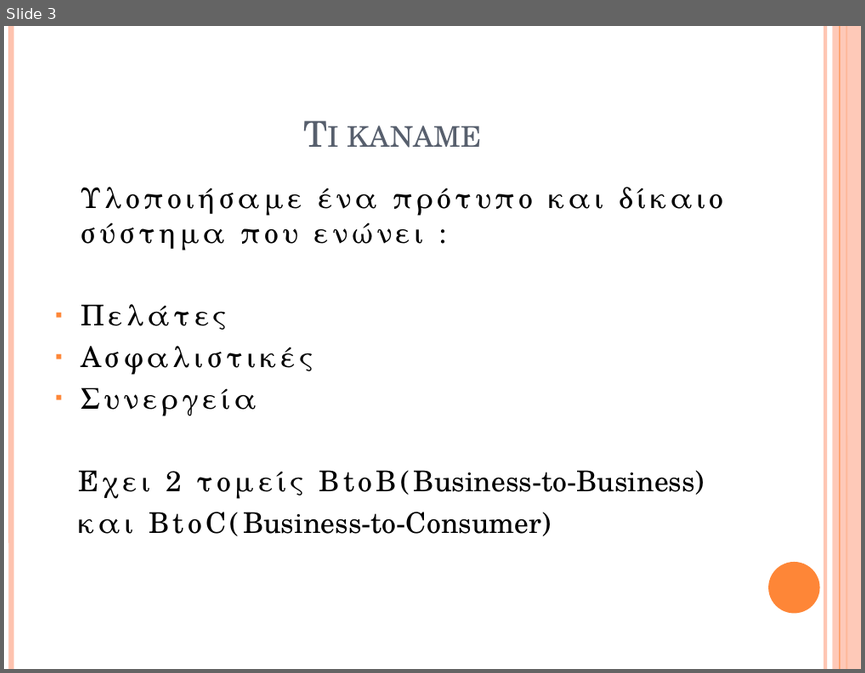
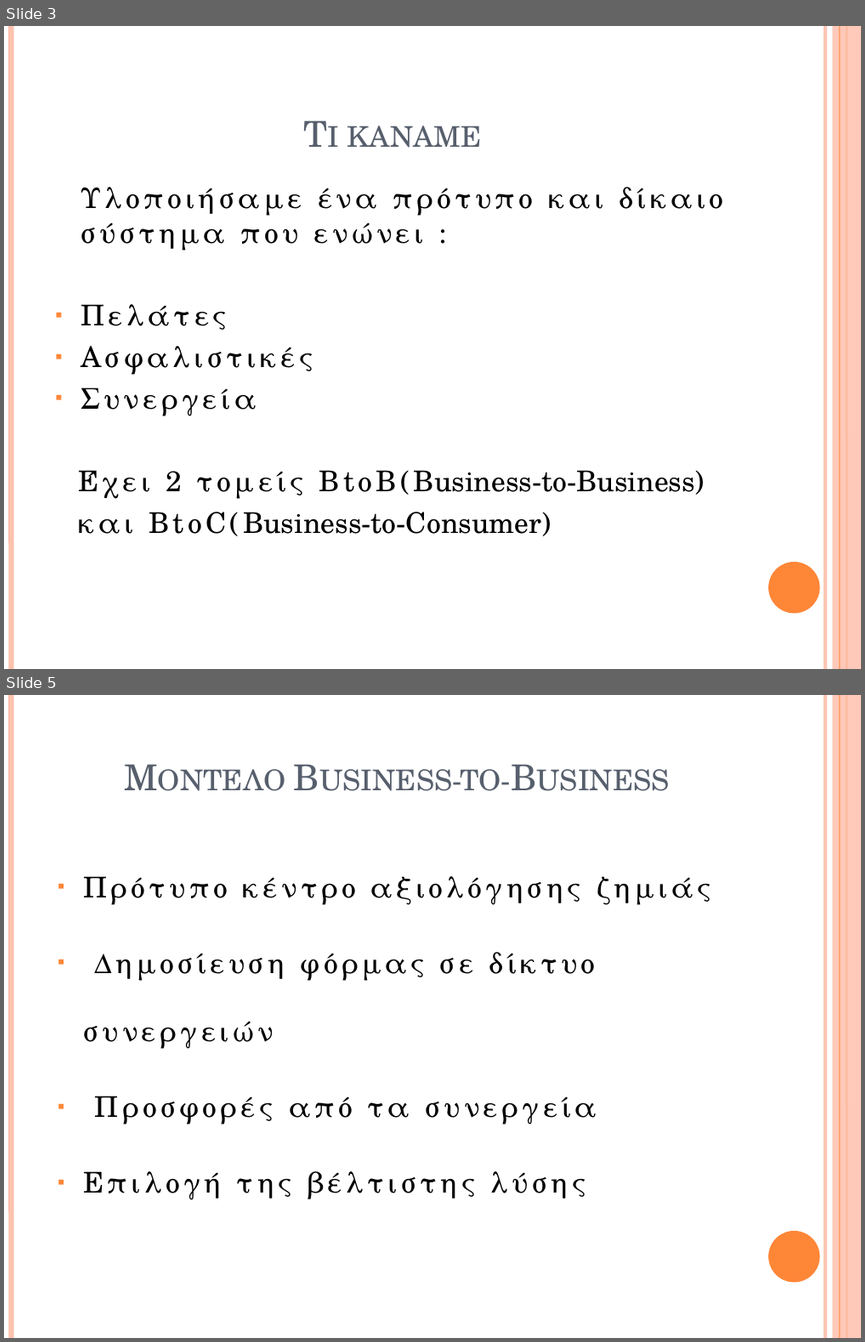
Before and after one commit to crowdhackathon-insurance/BROGRAMMERS, a slide deck: FINAL/CrowdHackathon/RepeirNow.pptx. Shown one above the other, each under a label of ours: slide 3 before the commit, slides 3 and 5 after it; the slides between them are not shown. The pictures are 865x673 and 865x1342 pixels, drawn with LibreOffice and Linux fonts; fonts in the diff are those of the drawing. Boxes give left, top, right and bottom in pixels: in the first picture for what was removed or moved away, otherwise in the second. Text is boxed around its words. In the diff, an @@ line names an element or a change of style, - is before the commit and + after.

```diff
--- a/FINAL/CrowdHackathon/RepeirNow.pptx
+++ b/FINAL/CrowdHackathon/RepeirNow.pptx
@@ slide 5 added at box(4, 695, 861, 1338), background #FFFFFF; not listed: 6 template elements that a slide beside it also shows @@
@@ title added at box(319, 769, 511, 791), 30 pt, text #575F6D, small capitals @@
+Μοντέλο Business-to-Business
@@ text added at box(83, 876, 711, 1200), 24 pt, text #000000 @@
+▪ Πρότυπο κέντρο αξιολόγησης ζημιάς
+▪ Δημοσίευση φόρμας σε δίκτυο συνεργειών
+▪ Προσφορές από τα συνεργεία
+▪ Επιλογή της βέλτιστης λύσης
```
Also in this commit, not shown: 1 slide changed, 1 slide removed.
